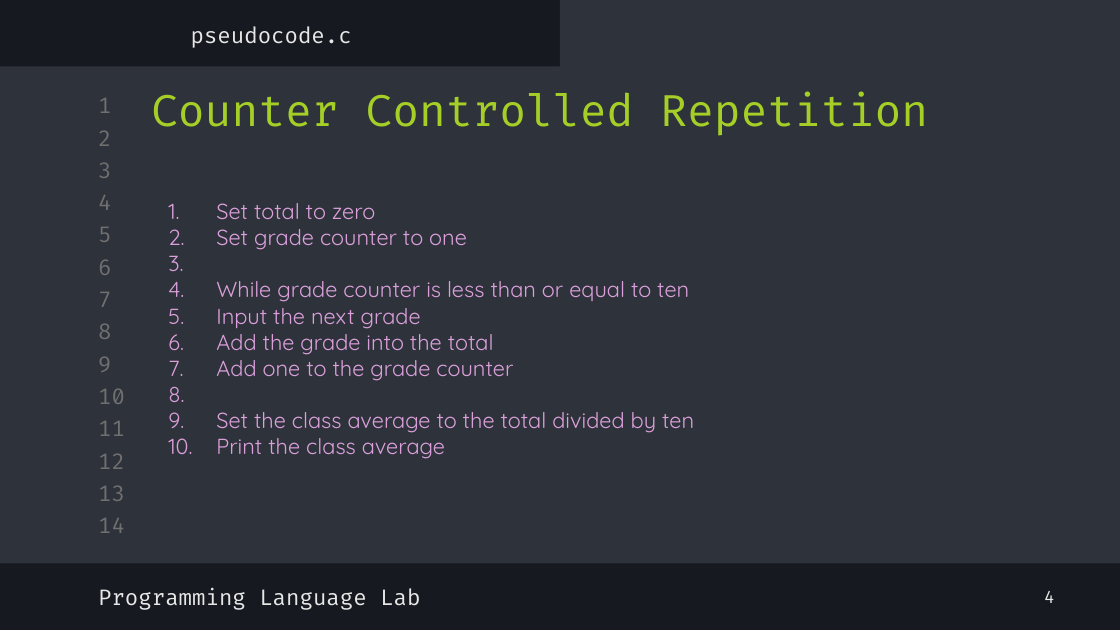
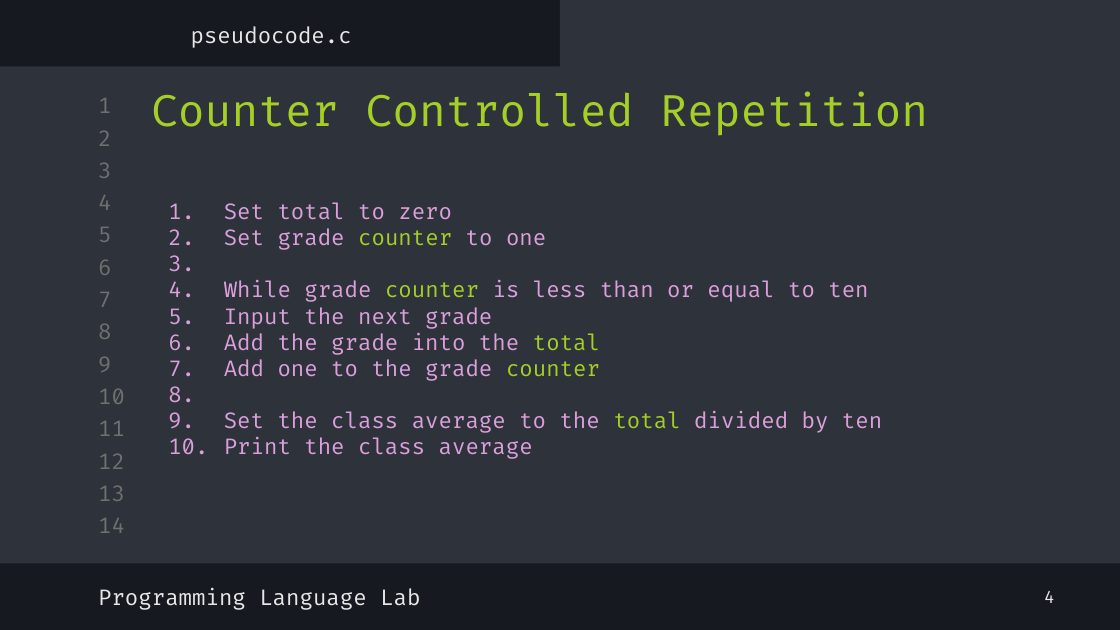
Before and after one commit to shayan-naghizadeh/C-Lab-AUT, a slide deck: slide 6 of slides/5.Loop/Loop.pptx. Drawn at 1120x630 pixels with LibreOffice and Linux fonts; fonts in the diff are those of the drawing. Boxes give left, top, right and bottom in pixels: in the first picture for what was removed or moved away, otherwise in the second. Text is boxed around its words. In the diff, an @@ line names an element or a change of style, - is before the commit and + after.

```diff
--- a/slides/5.Loop/Loop.pptx
+++ b/slides/5.Loop/Loop.pptx
@@ text "Set total to zero" at (224, 202, 882, 459): font Quicksand to Fira Code; text colour #DBA0DB to #A5CF27 in "counter", "counter", "total", "counter" and 1 more places @@
```
Also in this commit, not shown: 5 other slides changed, 8 other files.
